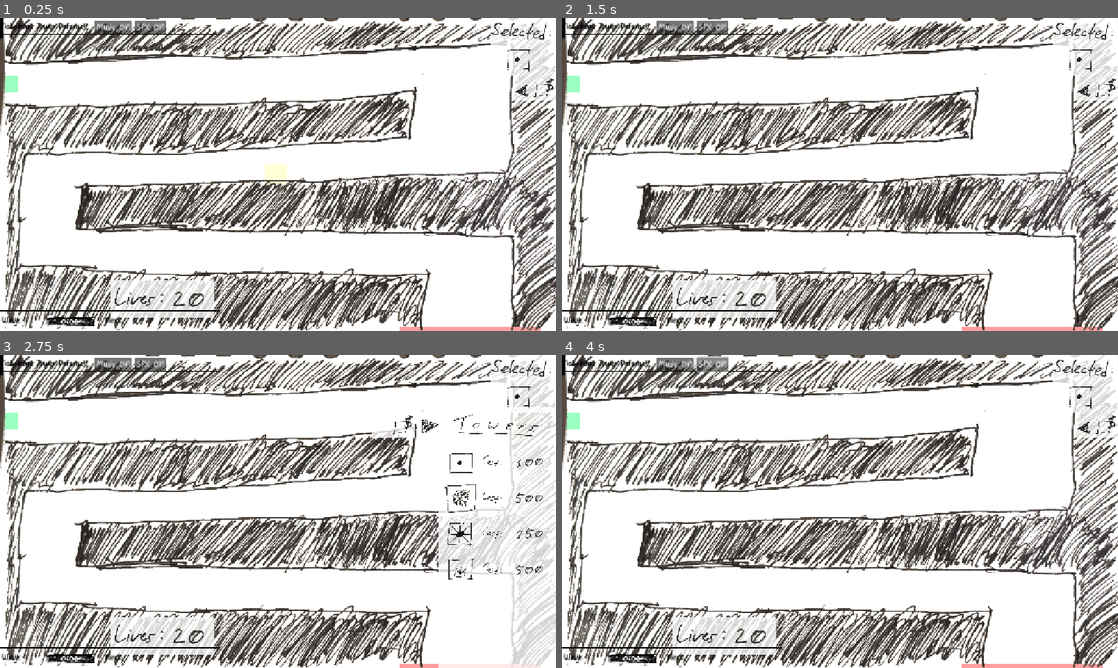
Above: before the commit, frames 1-4 (two rows, left to right).
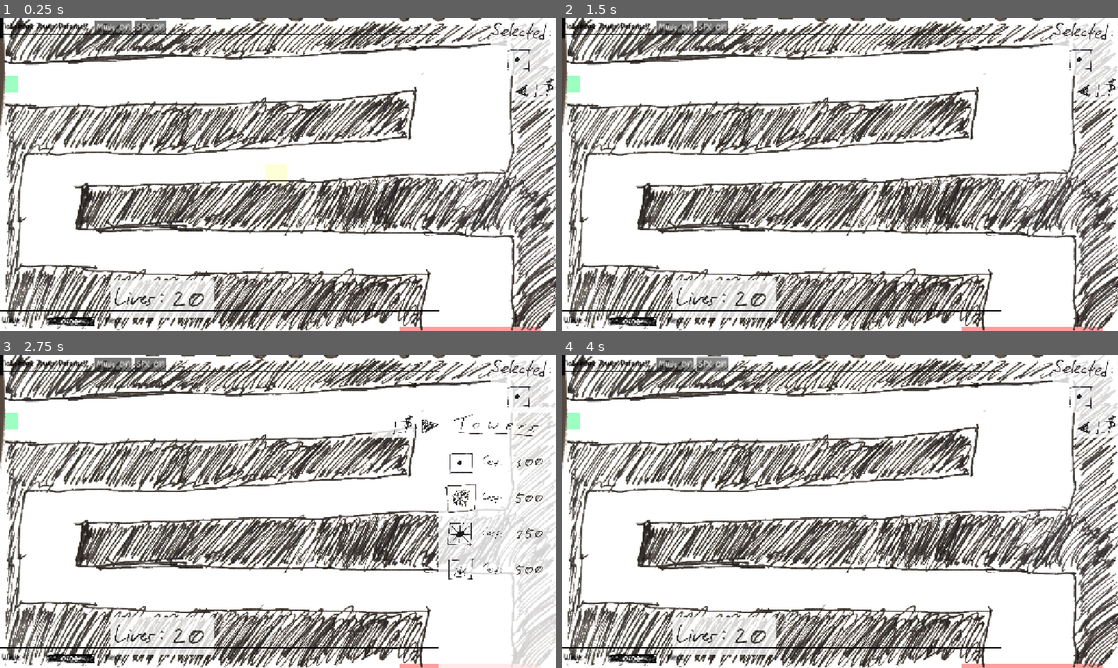
Above: after the commit, the same moments.

Repository: OzuYatamutsu/notebook-tower-defense
Game: Godot game, scene res://levels/level_cools.tscn
The game is run twice, just before and just after one commit, with the same random seed, the same clock (stepped at 60 frames per second) and the same inputs. This scene is started directly instead of the project's main scene.
Inputs (mouse positions are in pixels of both pictures, inside the frame that each line leads up to):
- Up to frame 1 (0.25 s): no input
- Up to frame 2 (1.5 s): click "SFX: ON" at 0.5 s; click (1106, 86) at 1.25 s
- Up to frame 3 (2.75 s): click (522, 426) at 2 s
- Up to frame 4 (4 s): click (990, 426) at 2.75 s; click "SFX: ON" at 3.5 s

The runs differ from the first frame. In frame 1, 0.3% of the frame differs, in the area x 39-79%, y 5-94%; in frame 2, 0.3%; in frame 3, 0.3%; in frame 4, 0.3%.
Error in both runs: Attempt to call function 'set_max_time' in base 'null instance' on a null instance. (res://levels/level.gd:50)

Commit message:
Fix divider size

Diff:
--- a/components/ui.tscn
+++ b/components/ui.tscn
@@ -24,6 +24,7 @@
 anchor_right = 1.0
 anchor_bottom = 1.0
 offset_top = 37.0
+offset_right = 505.0
 grow_horizontal = 2
 grow_vertical = 2
 color = Color(0, 0, 0, 1)
@@ -82,7 +83,7 @@
 anchors_preset = 15
 anchor_right = 1.0
 anchor_bottom = 1.0
-offset_right = -138.0
+offset_right = 367.0
 grow_horizontal = 2
 grow_vertical = 2
 color = Color(0, 0, 0, 1)
